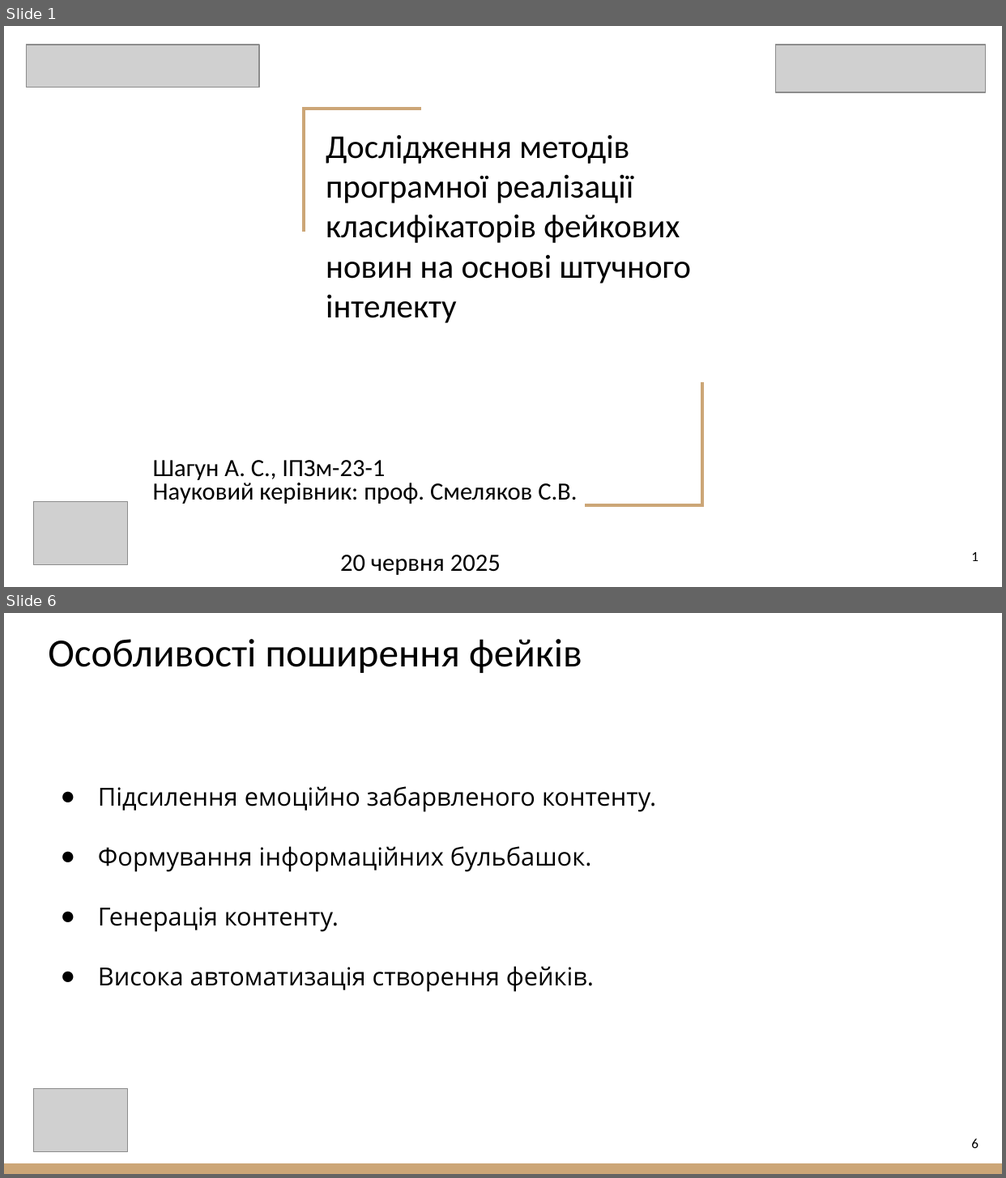
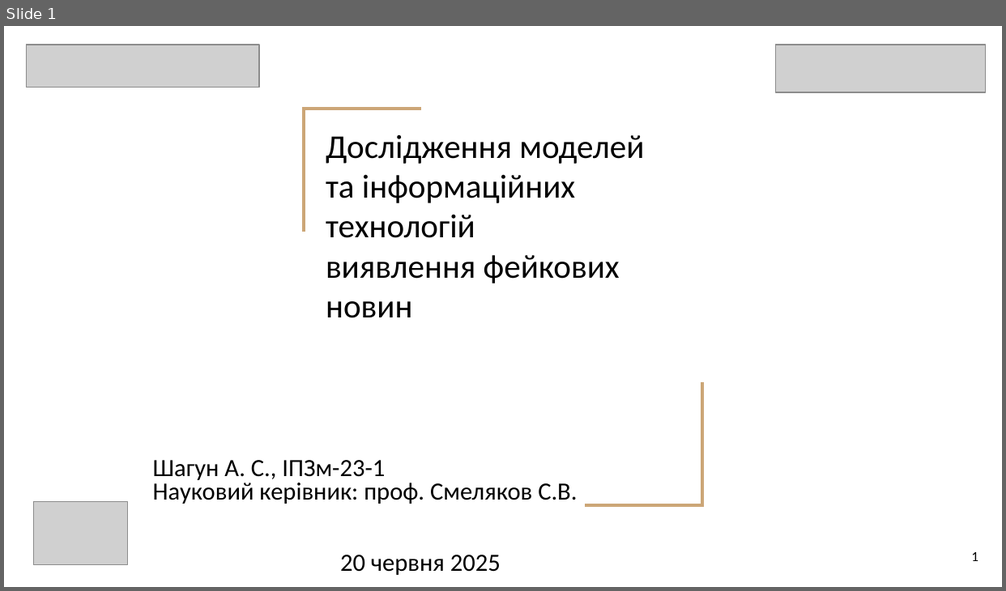
Before and after one commit to Wind6365/fake_news_detector_archive, a slide deck: 2025_М_ПІ_ІПЗм-23-1_Шагун_А_С.pptx. Shown one above the other, each under a label of ours: slides 1 and 6 before the commit, slide 1 after it; the slides between them are not shown. The pictures are 1006x1178 and 1006x591 pixels, drawn with LibreOffice and Linux fonts; fonts in the diff are those of the drawing; grey boxes stand for pictures. Boxes give left, top, right and bottom in pixels: in the first picture for what was removed or moved away, otherwise in the second. Text is boxed around its words. In the diff, an @@ line names an element or a change of style, - is before the commit and + after.

```diff
--- a/2025_М_ПІ_ІПЗм-23-1_Шагун_А_С.pptx
+++ b/2025_М_ПІ_ІПЗм-23-1_Шагун_А_С.pptx
@@ slide 6 removed at (4,613,1002,1174), background #FFFFFF @@
@@ title removed at (48,639,582,673) @@
-Особливості поширення фейків
@@ text removed at (98,786,656,992) @@
-● Підсилення емоційно забарвленого контенту.
-● Формування інформаційних бульбашок.
-● Генерація контенту.
-● Висока автоматизація створення фейків.
@@ picture removed at (33,1089,127,1153) @@
@@ page number removed at (971,1139,978,1148) @@
-6
@@ rectangle removed at (4,1164,1002,1174) @@
@@ slide 1 changed as well @@
@@ title at (326,135,644,318): text changed @@
-Дослідження методів програмної реалізації класифікаторів фейкових новин на основі штучного інтелекту
+Дослідження моделей та інформаційних технологій
+виявлення фейкових новин
```
Also in this commit, not shown: 3 other slides changed, 10 slides added, 14 other slides removed.
